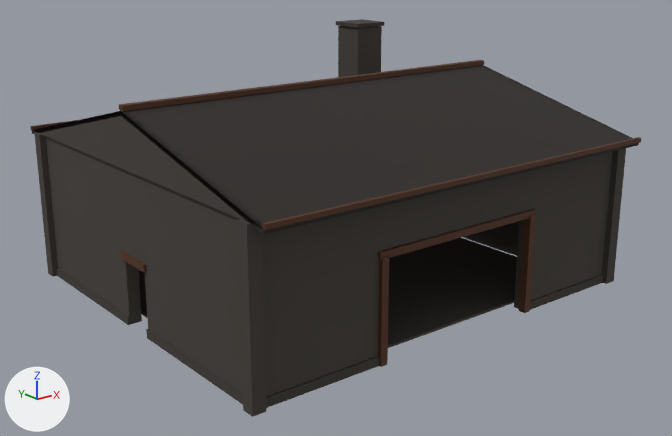
A saved change to the glTF model world/assets/buildings/forge.glb.
The view is the same before and after, from a camera (50 mm lens) standing at (96.34, -58.79, 11.59) and looking at (114.88, -35.61, 2.32). Arrows for +X, +Y and +Z are at lower left; the lights stay in place. The first picture is the older version. Vertices at exactly the same position are counted once.

The first picture shows 'forge_plinth', 'forge_roof_soot', 'forge_soot', 'forge_timber'.
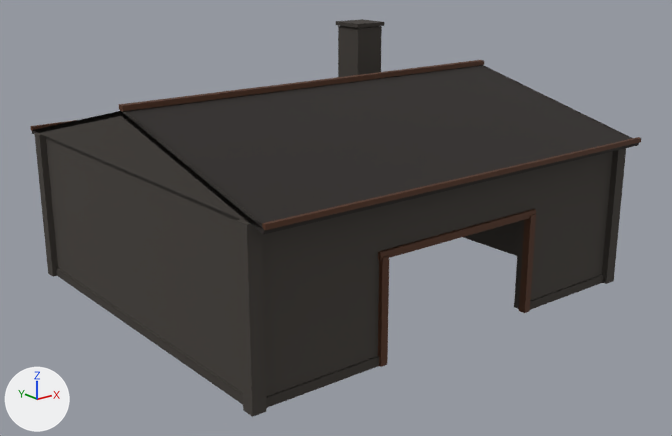
What differs and where, as boxes [x1, y1, x2, y2] in the pictures (672 x 436 px):
part 1 of me_forge_soot, deleted
    before: [138, 238, 517, 348]
part 2 of me_forge_soot, built on
    both: [46, 137, 243, 393]
part 3 of me_forge_plinth, built on
    both: [56, 268, 243, 404]

Diff of the bpy script that builds the scene:
```diff
--- a/world/assets/buildings/forge.glb.py
+++ b/world/assets/buildings/forge.glb.py
@@ me_forge_soot @@
 # used by ob_forge_soot; location = (0.0, 0.0, 0.0)
-me_forge_soot.from_pydata(...)  # 164 vertices, 292 faces; spans x 107.59..122.41, y -41.95..-28.05, z 0.0..8.03
+me_forge_soot.from_pydata(...)  # 144 vertices, 256 faces; spans x 107.59..122.41, y -41.95..-28.05, z 0.0..8.03
+# me_forge_soot part 1: the loose piece of 8 vertices spanning x 108.44..121.56, y -40.56..-29.44, z 0.0..0.08 is deleted
+# me_forge_soot part 2
+# 12 vertices are removed from x 107.8..108.2, y -35.6..-34.4, z 0.0..5.0
+# 32 faces are deleted
+# 8 new faces join them
 me_forge_soot.materials.append(mat_town_soot)
@@ me_forge_plinth @@
 # used by ob_forge_plinth; location = (0.0, 0.0, 0.0)
-me_forge_plinth.from_pydata(...)  # 56 vertices, 84 faces; spans x 107.74..122.26, y -41.26..-28.74, z 0.0..8.2
+me_forge_plinth.from_pydata(...)  # 48 vertices, 72 faces; spans x 107.74..122.26, y -41.26..-28.74, z 0.0..8.2
+# me_forge_plinth part 3
+# 8 vertices are removed from x 107.74..107.8, y -35.6..-34.4, z 0.0..0.28
+# 20 faces are deleted
+# 8 new faces join them
 me_forge_plinth.materials.append(mat_town_plinth_002)
```
